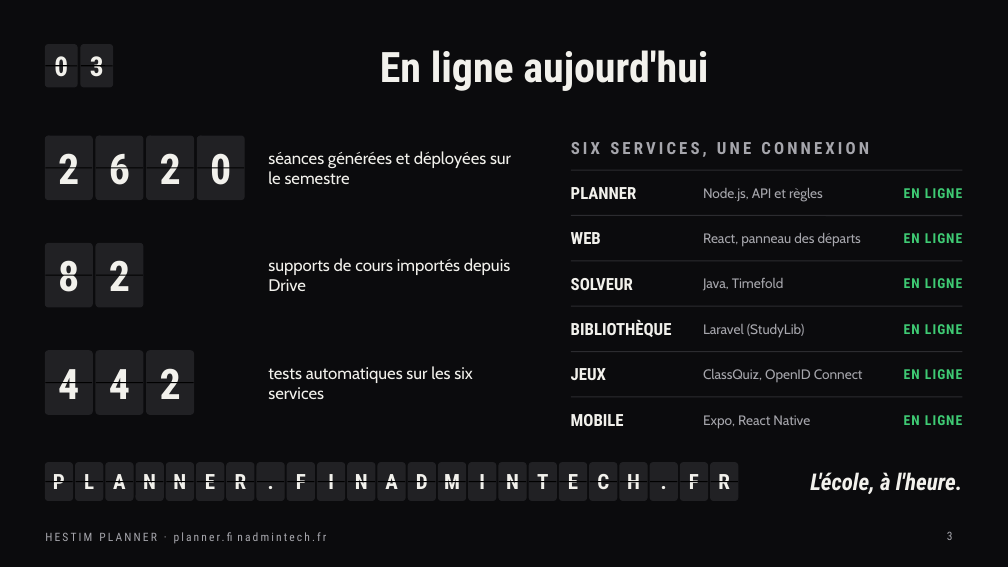
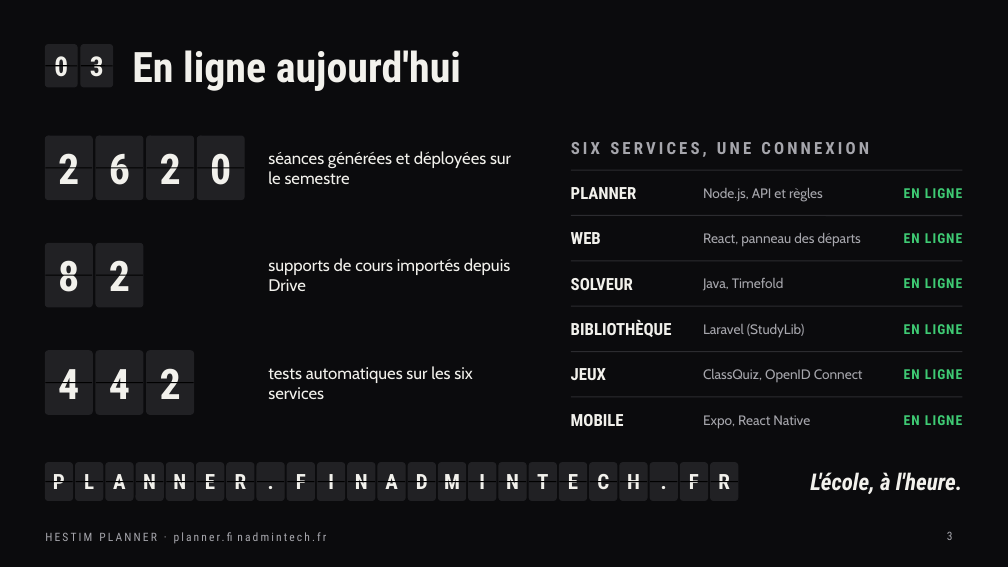
Before and after one commit to Claude20022002/plan_B_projet_PACTE, a slide deck: slide 3 of docs/presentation/HESTIM-Planner-pitch.pptx. Drawn at 1008x567 pixels with LibreOffice and Linux fonts; fonts in the diff are those of the drawing. Boxes give left, top, right and bottom in pixels: in the first picture for what was removed or moved away, otherwise in the second. Text is boxed around its words. In the diff, an @@ line names an element or a change of style, - is before the commit and + after.

```diff
--- a/docs/presentation/HESTIM-Planner-pitch.pptx
+++ b/docs/presentation/HESTIM-Planner-pitch.pptx
@@ title "En ligne aujourd'hui" at bbox=[132, 50, 461, 91]: alignment centre to left @@
```
Also in this commit, not shown: 2 other slides changed.
